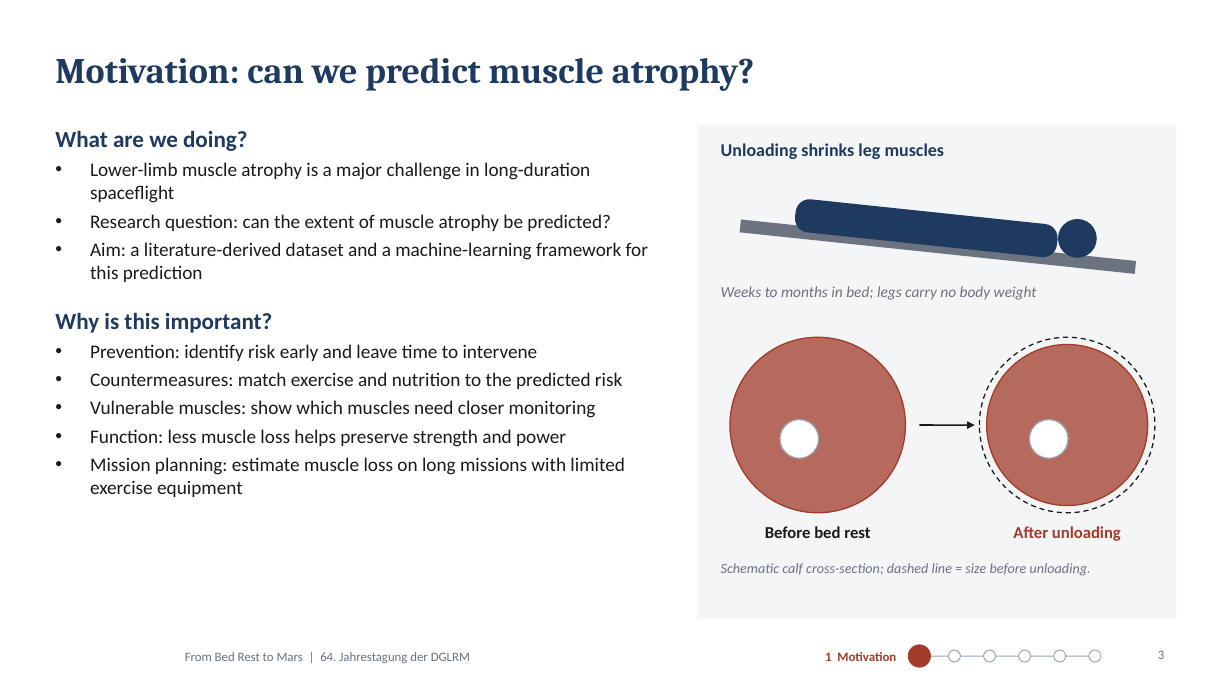
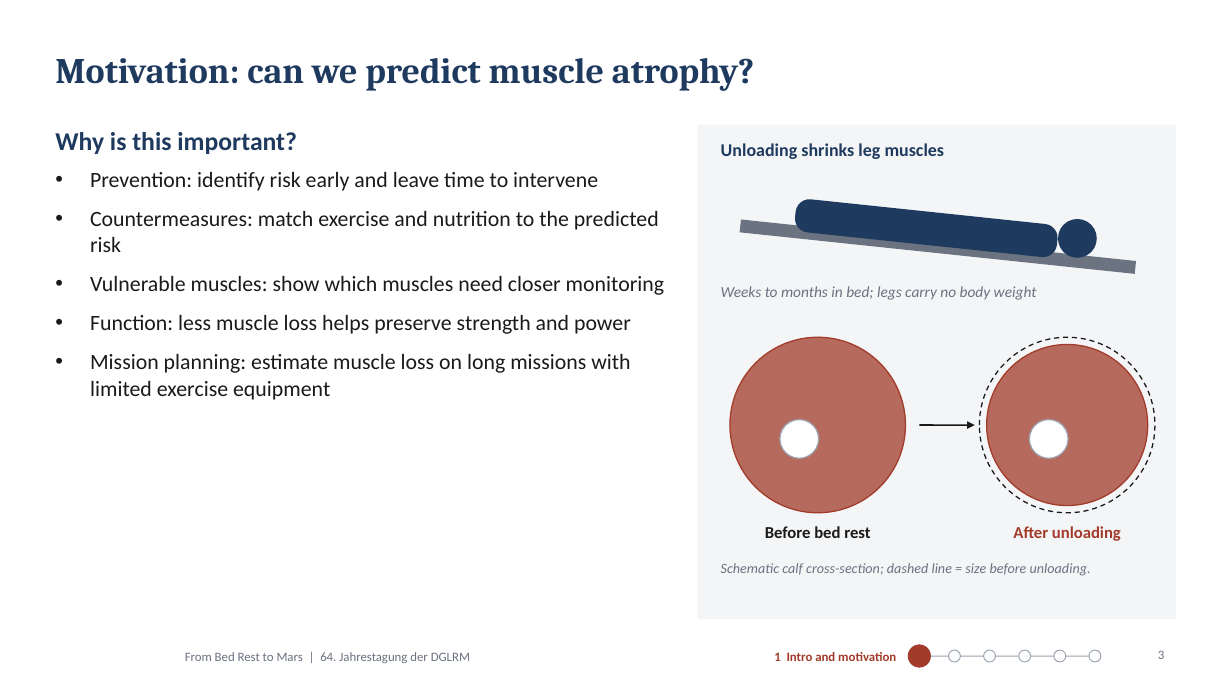
Before and after one commit to MiladBahariQaragoz/BedrestToMars, a slide deck: slide 3 of presentation/bed-rest-to-mars-talk.pptx. Drawn at 1232x693 pixels with LibreOffice and Linux fonts; fonts in the diff are those of the drawing; background and template pictures are left out. Boxes give left, top, right and bottom in pixels: in the first picture for what was removed or moved away, otherwise in the second. Text is boxed around its words. In the diff, an @@ line names an element or a change of style, - is before the commit and + after.

```diff
--- a/presentation/bed-rest-to-mars-talk.pptx
+++ b/presentation/bed-rest-to-mars-talk.pptx
@@ text at box(55, 130, 648, 282): paragraphs removed @@
-What are we doing?
-• Lower-limb muscle atrophy is a major challenge in long-duration spaceflight
-• Research question: can the extent of muscle atrophy be predicted?
-• Aim: a literature-derived dataset and a machine-learning framework for this prediction
@@ text "Why is this important?" at box(55, 132, 664, 400): size 18 to 20 pt in "Why is this important?"; size 15 to 17 pt; less space between paragraphs; more space between paragraphs @@
@@ text at box(774, 652, 896, 661): text changed @@
-1 Motivation
+1 Intro and motivation
```
Also in this commit, not shown: 11 other slides changed, 1 slide removed, 4 other files.
